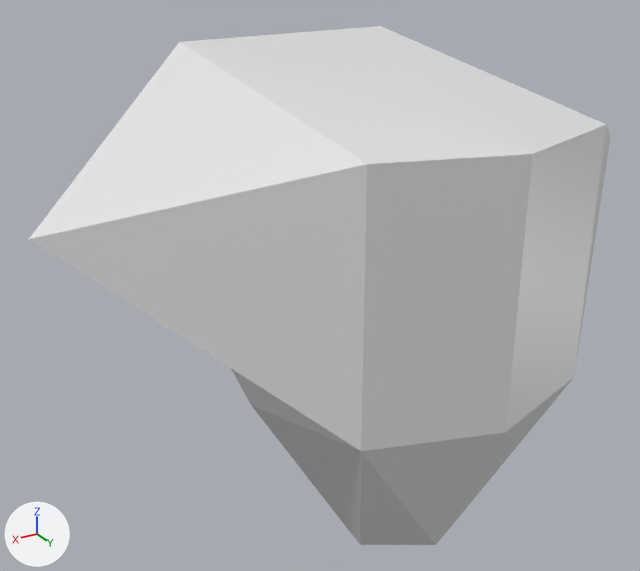
The Blender file models/cube.blend as it was, and as the next commit left it.
Both versions are drawn from a camera (50 mm lens) standing at (23.2, 35.4, 14.4) and looking at (2.1, 0.4, -3.1). Lighting does not change. The marker at lower left points along +X, +Y and +Z.

Before the edit, the objects in view are built like this:
```python
mat_material = principled_material('Material')
mat_material.base_color = (0.8, 0.8, 0.8)  # white #e7e7e7
mat_material.roughness = 0.4
me_cube = bpy.data.meshes.new('Cube')
me_cube.from_pydata(...)  # 20 vertices, 26 faces; spans x -16.1..16.1, y -8.5..12.0, z -14.8..8.2
me_cube.materials.append(mat_material)  # white #e7e7e7
ob_model = bpy.data.objects.new('model', me_cube)
ob_model.location = (0.0, 0.0, 0.0)
```
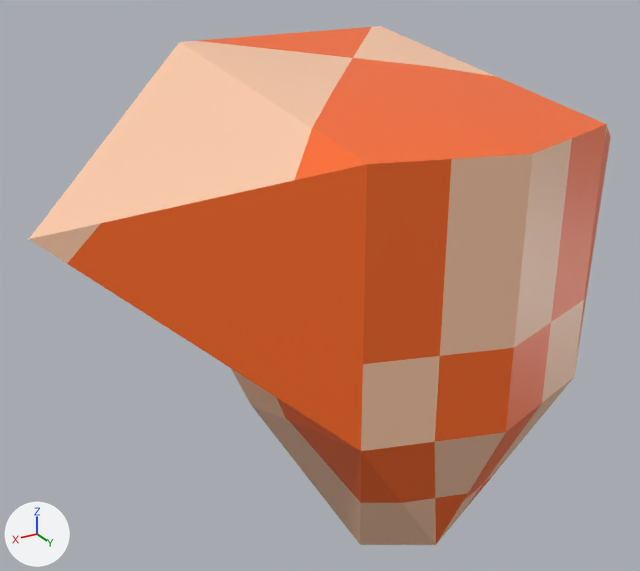
Location of each change, [x1, y1, x2, y2] in pixels of the pictures (640 x 571 px):
'model', surface changed (white to orange)
    both: [29, 26, 611, 545]

What changed in the scene script:
```text
Add img_skull_map_png:
    img_skull_map_png = load_image('skull_map.png', 'skull_map.png', 32, 32, 'sRGB')
Change mat_material:
    add n2 = _N.new('ShaderNodeTexImage'); n2.name = 'Image Texture'
    add n2.image = img_skull_map_png
    add n2.interpolation = 'Closest'
    add n3 = _N.new('ShaderNodeTexCoord'); n3.name = 'Texture Coordinate'
    where n1 = _N.new('ShaderNodeBsdfPrincipled'); n1.name = 'Principled BSDF'
    add _L.new(n2.outputs[0], n1.inputs[0])  # 'Color' to 'Base Color'
    add _L.new(n3.outputs[2], n2.inputs[0])  # 'UV' to 'Vector'
Change me_cube:
    where me_cube.from_pydata(...)  # 20 vertices, 26 faces; spans x -16.1..16.1, y -8.5..12.0, z -14.8..8.2
    used by ob_model
    me_cube part 1: texture (UV) coordinates of 26 of 26 faces, centred in x -9.4..9.4, y -7.6..11.0, z -12.8..7.1, changed; they spanned u 0.0..0.88, v 0.0..1.0 and now span u 0.0..0.95, v 0.0..1.0
```
